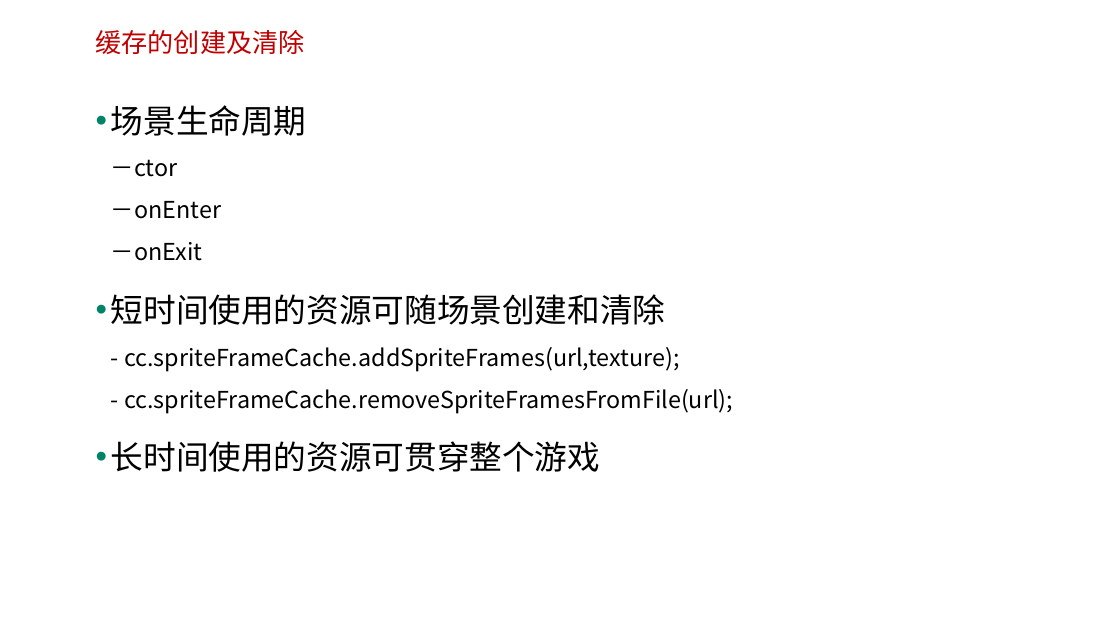
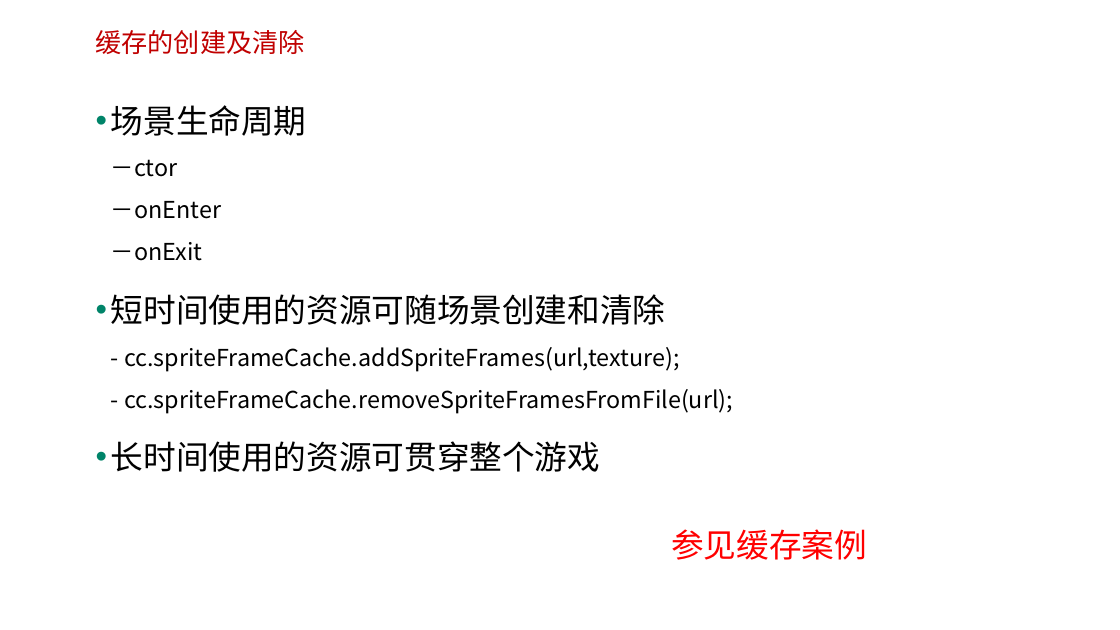
Before and after one commit to edu2act/course-H5-Animation-and-Game-Development, a slide deck: slide 3 of 课程PPT/（15）性能优化与发布.ppt. Drawn at 1120x630 pixels with LibreOffice and Linux fonts; fonts in the diff are those of the drawing; background and template pictures are left out. Boxes give left, top, right and bottom in pixels: in the first picture for what was removed or moved away, otherwise in the second. Text is boxed around its words. In the diff, an @@ line names an element or a change of style, - is before the commit and + after.

```diff
--- a/课程PPT/（15）性能优化与发布.ppt
+++ b/课程PPT/（15）性能优化与发布.ppt
@@ text added at [671, 529, 867, 560], 28 pt, text #FF0000 @@
+参见缓存案例
```
Also in this commit, not shown: 3 other slides changed, 1 other file.
